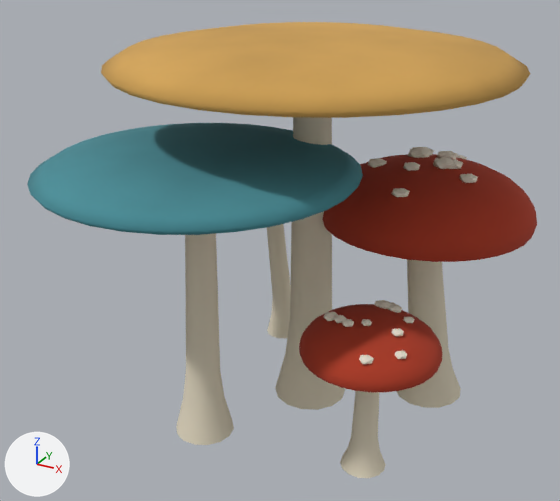
The glTF model openttd/media/baseset/decouple/objekty/hlinene/houba_trs.glb as it was, and as the next commit left it.
The view is the same before and after, from a 50 mm lens placed at (2.53, -5.15, 3.83), pointed at (-0.12, -0.33, 1.42). Every picture has the same lights, and +X, +Y and +Z are marked at lower left. The older version comes first. Mesh edges are drawn as thin lines on the coarser meshes. Where no turn or scale is listed for an object, it has been applied to the vertices.

Objects in the first picture: 'houba_tren'.
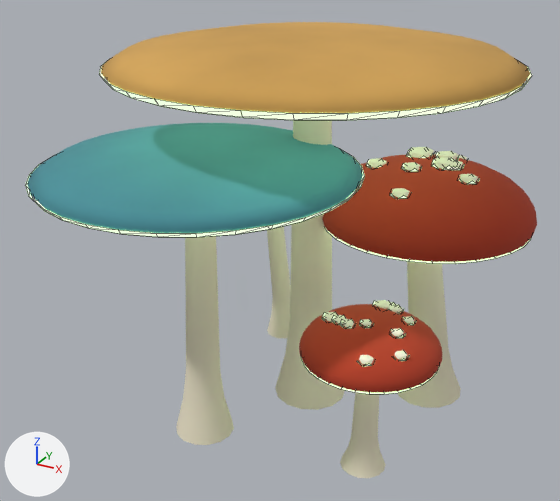
Boxes [x1, y1, x2, y2] around the edits, measured in the pictures (560 x 501 px):
'noc', added: after [25, 61, 532, 394]

The change in detail:
Material 'houba_trs_noc' (mat_houba_trs_noc) is new.
Its base color is (0.722, 1.0, 0.604) (green #ddffcc).
Its roughness is 0.9.
Its emission color is (0.722, 1.0, 0.604) (green #ddffcc).
Its emission strength is 1.0.
Mesh me_noc is new.
It has 1488 vertices, 1072 faces and spans x -1.64..1.6, y -2.02..1.55, z 0.95..2.82.
It uses material mat_houba_trs_noc (green #ddffcc, glowing green #ddffcc).
Object 'noc' (ob_noc) is new; it shows me_noc.
Its location is (0.0, 0.0, 0.0).
